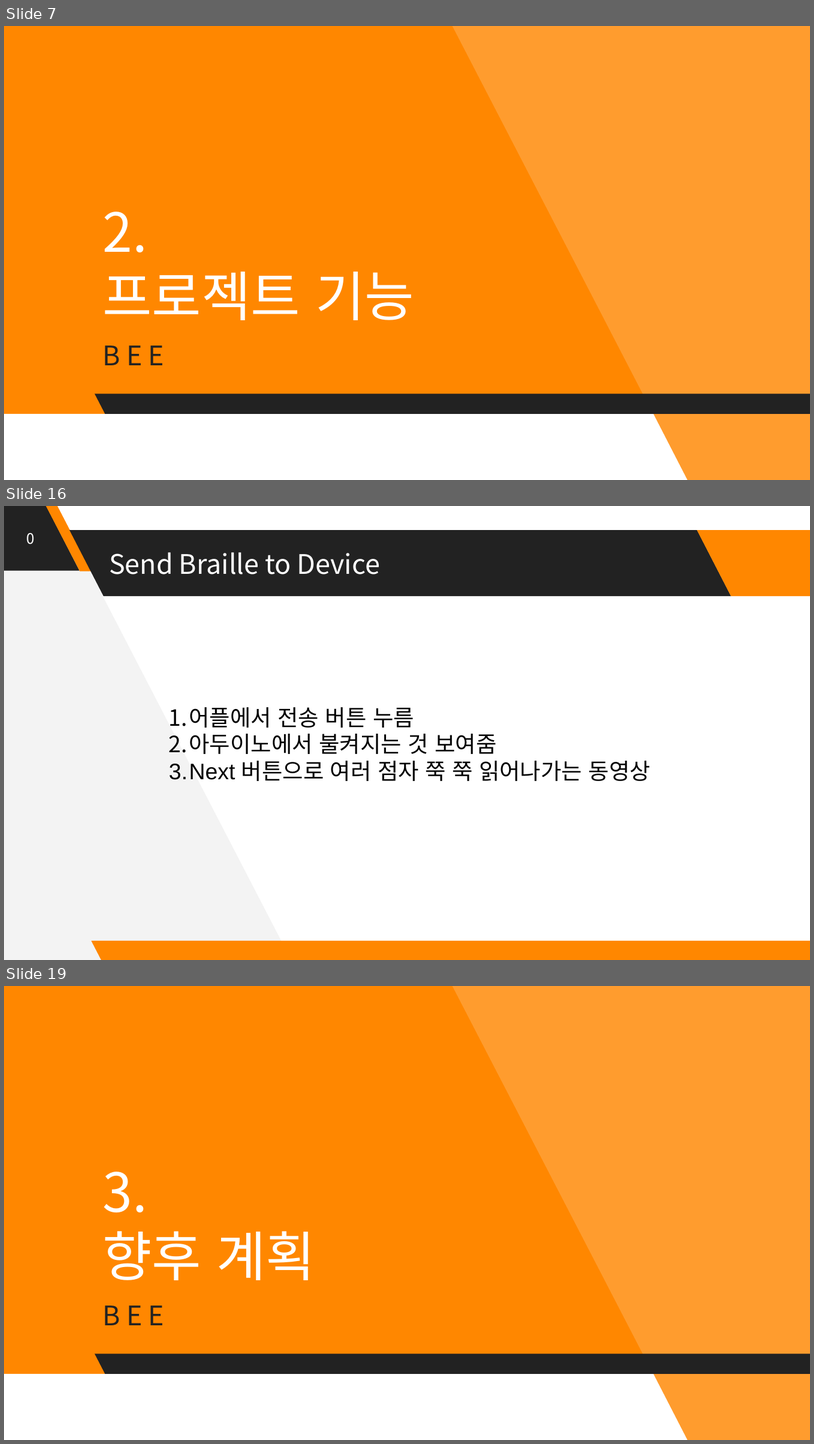
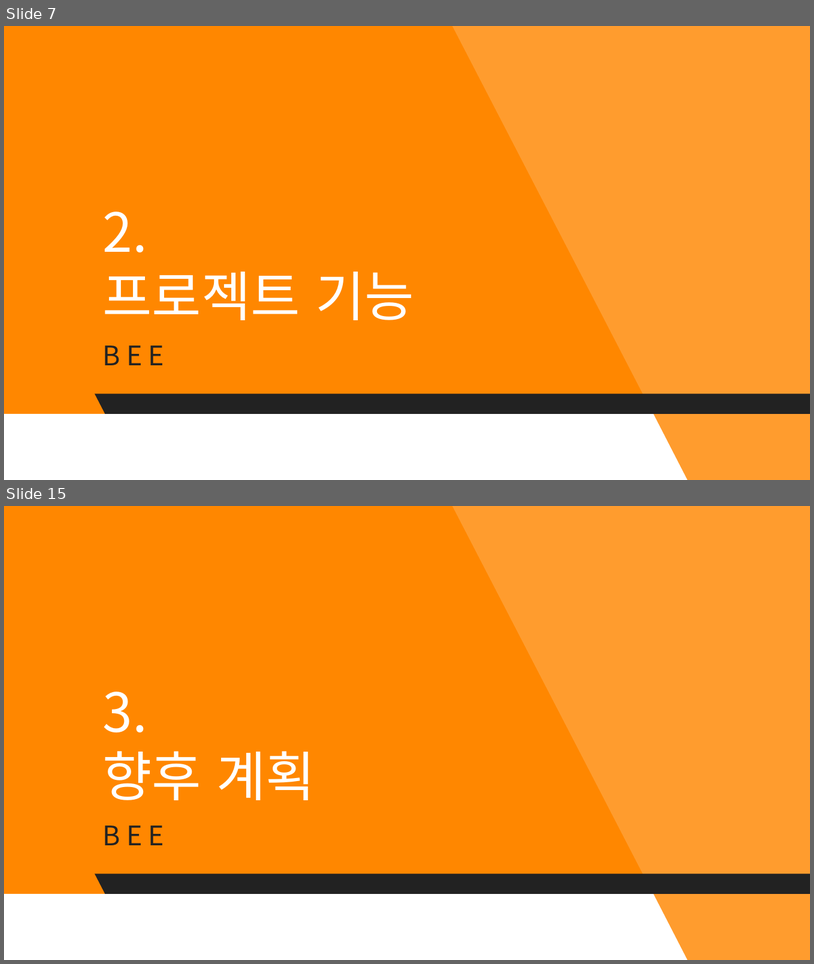
Before and after one commit to Huffon/2019_Capstone_bee, a slide deck: docs/5_Interim Presentation.pptx. Shown one above the other, each under a label of ours: slides 7, 16 and 19 before the commit, slides 7 and 15 after it; the slides between them are not shown. The pictures are 814x1444 and 814x964 pixels, drawn with LibreOffice and Linux fonts; fonts in the diff are those of the drawing. Boxes give left, top, right and bottom in pixels: in the first picture for what was removed or moved away, otherwise in the second. Text is boxed around its words. In the diff, an @@ line names an element or a change of style, - is before the commit and + after.

```diff
--- a/docs/5_Interim Presentation.pptx
+++ b/docs/5_Interim Presentation.pptx
@@ slide 16 removed at box(4, 506, 810, 960), background #FFFFFF @@
@@ freeform shape removed at box(4, 506, 291, 960) @@
@@ parallelogram removed at box(4, 506, 79, 571) @@
@@ parallelogram removed at box(46, 506, 92, 571) @@
@@ text removed at box(26, 533, 34, 544) @@
-0
@@ parallelogram removed at box(69, 530, 731, 597) @@
@@ parallelogram removed at box(698, 530, 810, 597) @@
@@ text removed at box(109, 552, 380, 574) @@
-Send Braille to Device
@@ text removed at box(169, 707, 651, 781) @@
-1. 어플에서 전송 버튼 누름
-2. 아두이노에서 불켜지는 것 보여줌
-3. Next 버튼으로 여러 점자 쭉 쭉 읽어나가는 동영상
@@ parallelogram removed at box(91, 940, 810, 960) @@
@@ what was slide 19 is now slide 15 @@
```
Also in this commit, not shown: 13 slides changed, 3 other slides removed, 3 other files.
